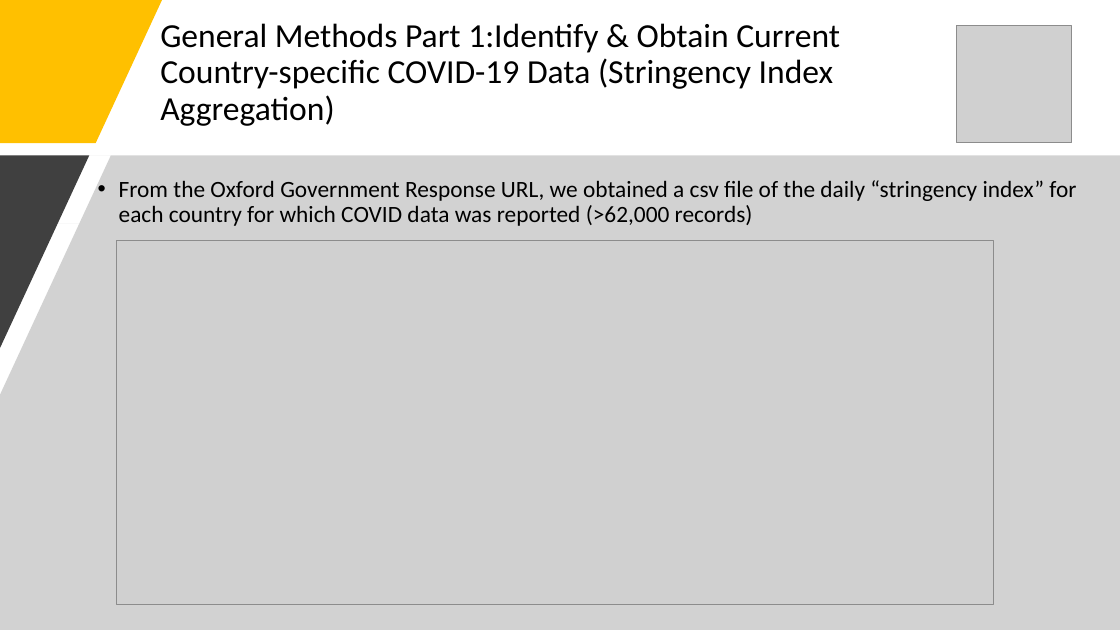
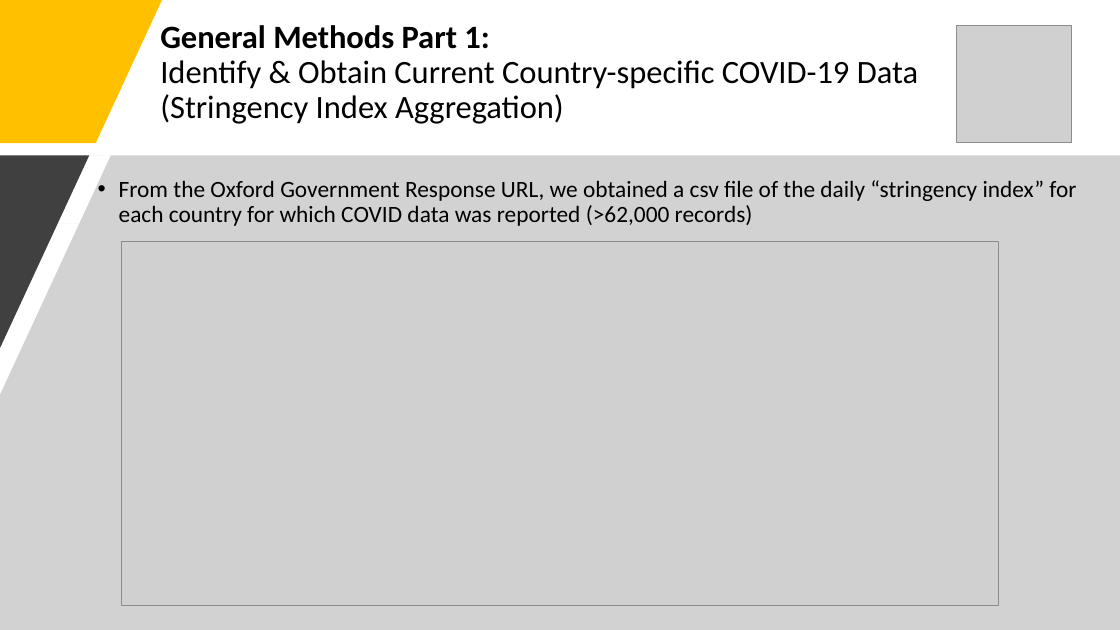
Before and after one commit to mirahmed07/project_covid_global, a slide deck: slide 9 of COVID-19_Presentation_DRAFT.pptx (slide 8 before the commit). Drawn at 1120x630 pixels with LibreOffice and Linux fonts; fonts in the diff are those of the drawing; grey boxes stand for pictures. Boxes give left, top, right and bottom in pixels: in the first picture for what was removed or moved away, otherwise in the second. Text is boxed around its words. In the diff, an @@ line names an element or a change of style, - is before the commit and + after.

```diff
--- a/COVID-19_Presentation_DRAFT.pptx
+++ b/COVID-19_Presentation_DRAFT.pptx
@@ title at [160,25,918,124]: text changed; size 28.8 to 27.9 pt @@
-General Methods Part 1:Identify & Obtain Current Country-specific COVID-19 Data (Stringency Index Aggregation)
+General Methods Part 1:
+Identify & Obtain Current Country-specific COVID-19 Data
+(Stringency Index Aggregation)
@@ picture: place and size @@
-picture at [116,241,993,605]
+picture at [121,242,998,606]
```
Also in this commit, not shown: 6 other slides changed, 6 slides added.
